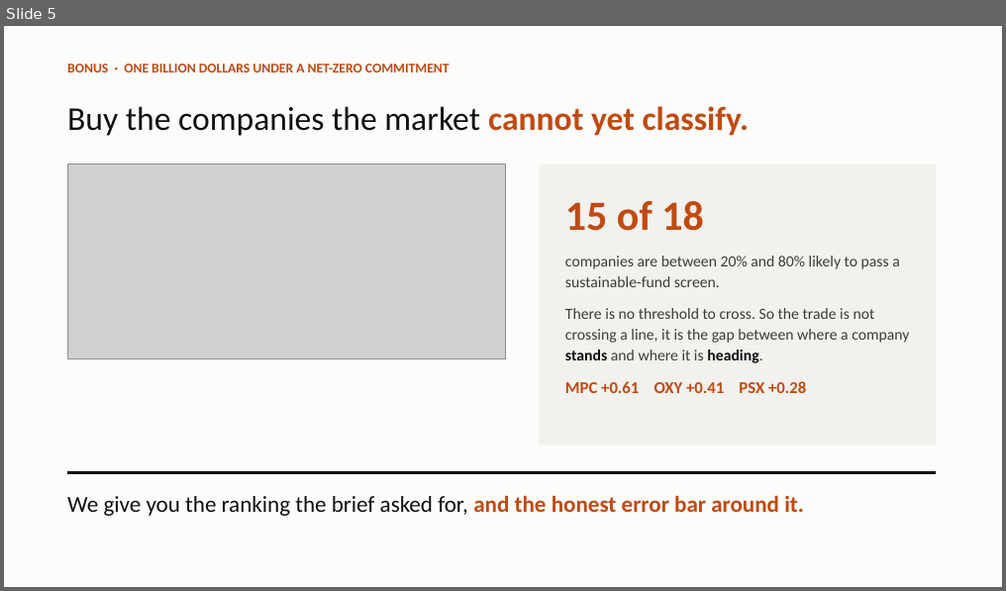
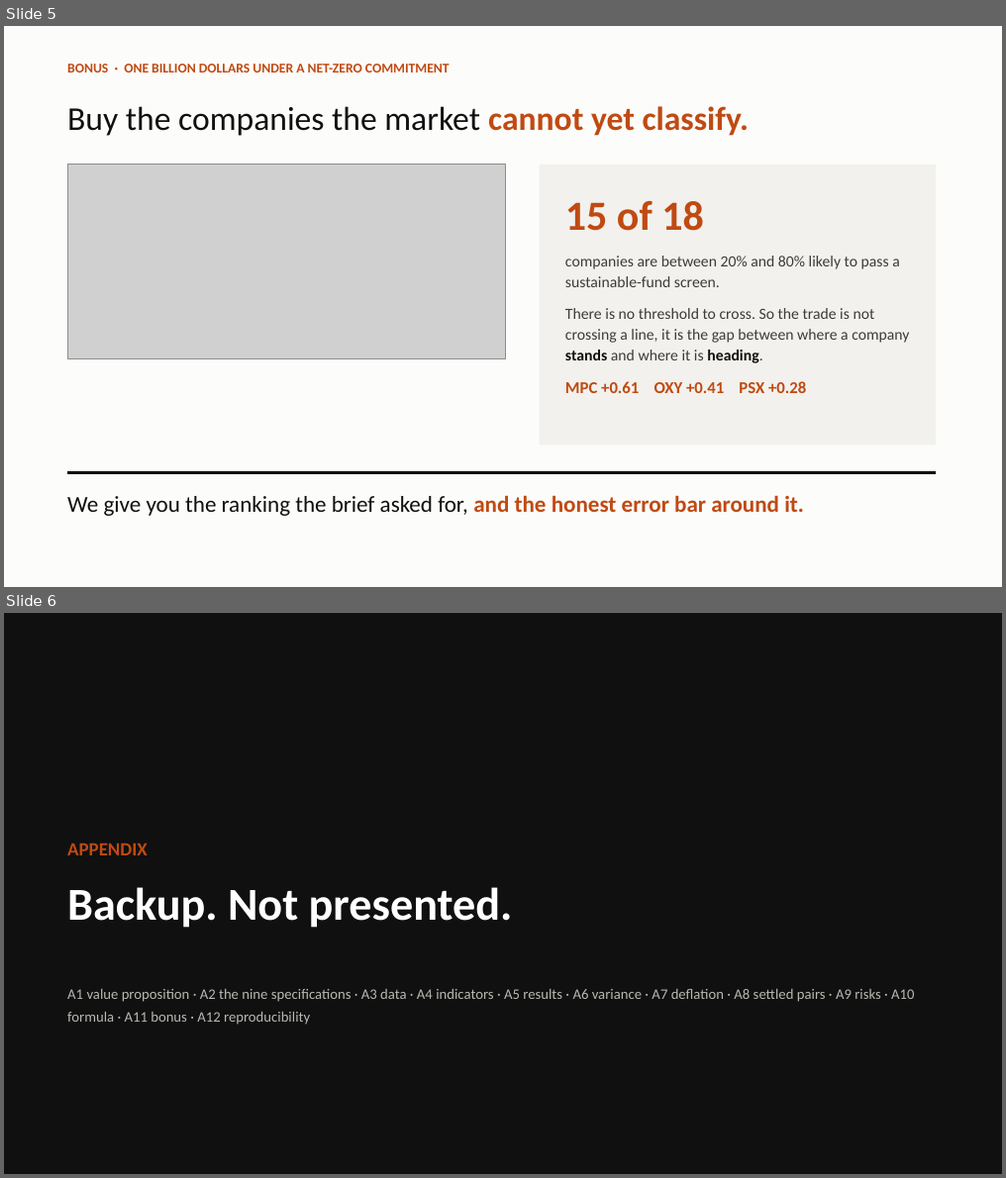
Before and after one commit to K14-coder/ETHack-Challenge-Accepted, a slide deck: CONTESTED_pitch.pptx. Shown one above the other, each under a label of ours: slide 5 before the commit, slides 5 and 6 after it. The pictures are 1006x591 and 1006x1178 pixels, drawn with LibreOffice and Linux fonts; fonts in the diff are those of the drawing; grey boxes stand for pictures. Boxes give left, top, right and bottom in pixels: in the first picture for what was removed or moved away, otherwise in the second. Text is boxed around its words. In the diff, an @@ line names an element or a change of style, - is before the commit and + after.

```diff
--- a/CONTESTED_pitch.pptx
+++ b/CONTESTED_pitch.pptx
@@ slide 6 added at (x1=4, y1=613, x2=1002, y2=1174), background #FFFFFF @@
@@ rectangle added at (x1=4, y1=613, x2=1002, y2=1174), fill #101010 @@
@@ text added at (x1=67, y1=843, x2=148, y2=856), 18 pt, text #C04A12, bold @@
+APPENDIX
@@ text added at (x1=67, y1=887, x2=513, y2=928), 44 pt, text #FFFFFF, bold @@
+Backup. Not presented.
@@ text added at (x1=67, y1=989, x2=914, y2=1025), 14 pt, text #B8B7B1 @@
+A1 value proposition · A2 the nine specifications · A3 data · A4 indicators · A5 results · A6 variance · A7 deflation · A8 settled pairs · A9 risks · A10 formula · A11 bonus · A12 reproducibility
```
Also in this commit, not shown: 12 other slides added, 2 other files.
